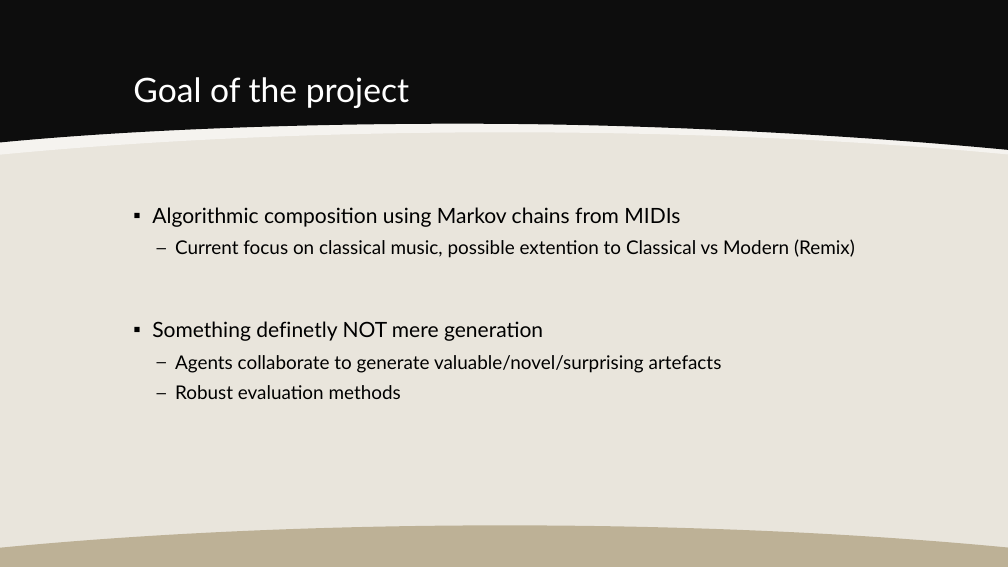
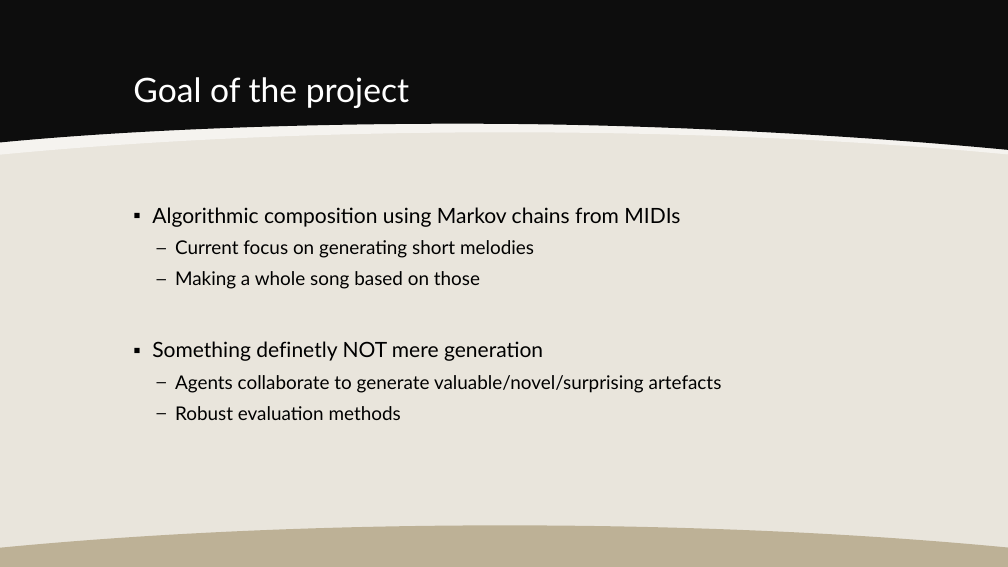
Before and after one commit to reof-mas/reof-mas-src, a slide deck: slide 2 of presentations/reofmas_051216.pptx. Drawn at 1008x567 pixels with LibreOffice and Linux fonts; fonts in the diff are those of the drawing. Boxes give left, top, right and bottom in pixels: in the first picture for what was removed or moved away, otherwise in the second. Text is boxed around its words. In the diff, an @@ line names an element or a change of style, - is before the commit and + after.

```diff
--- a/presentations/reofmas_051216.pptx
+++ b/presentations/reofmas_051216.pptx
@@ text at (x1=175, y1=240, x2=534, y2=289): text changed @@
-  – Current focus on classical music, possible extention to Classical vs Modern (Remix)
+  – Current focus on generating short melodies
+  – Making a whole song based on those
```
Also in this commit, not shown: 1 other slide changed, 1 other file.
